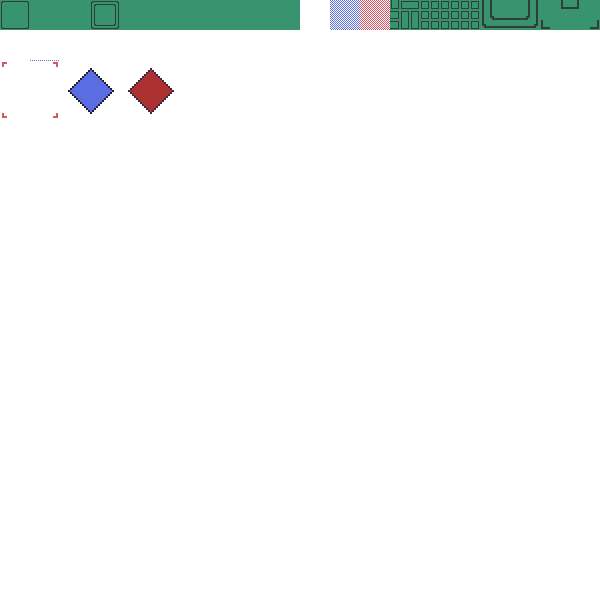
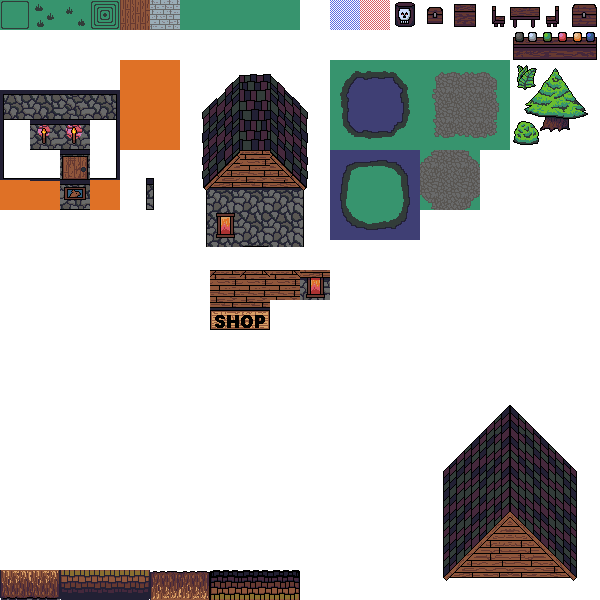
Two versions of the same layered image (w=600, h=600). Layer-by-layer changes:
painted on "pix_squares.png" over [0, 0, 600, 600]
